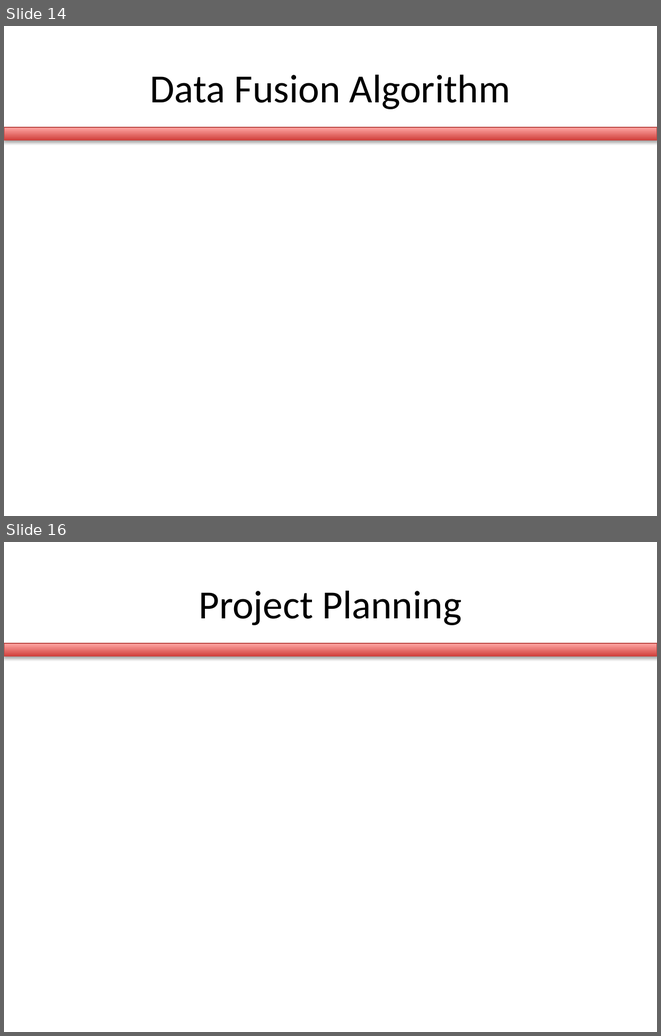
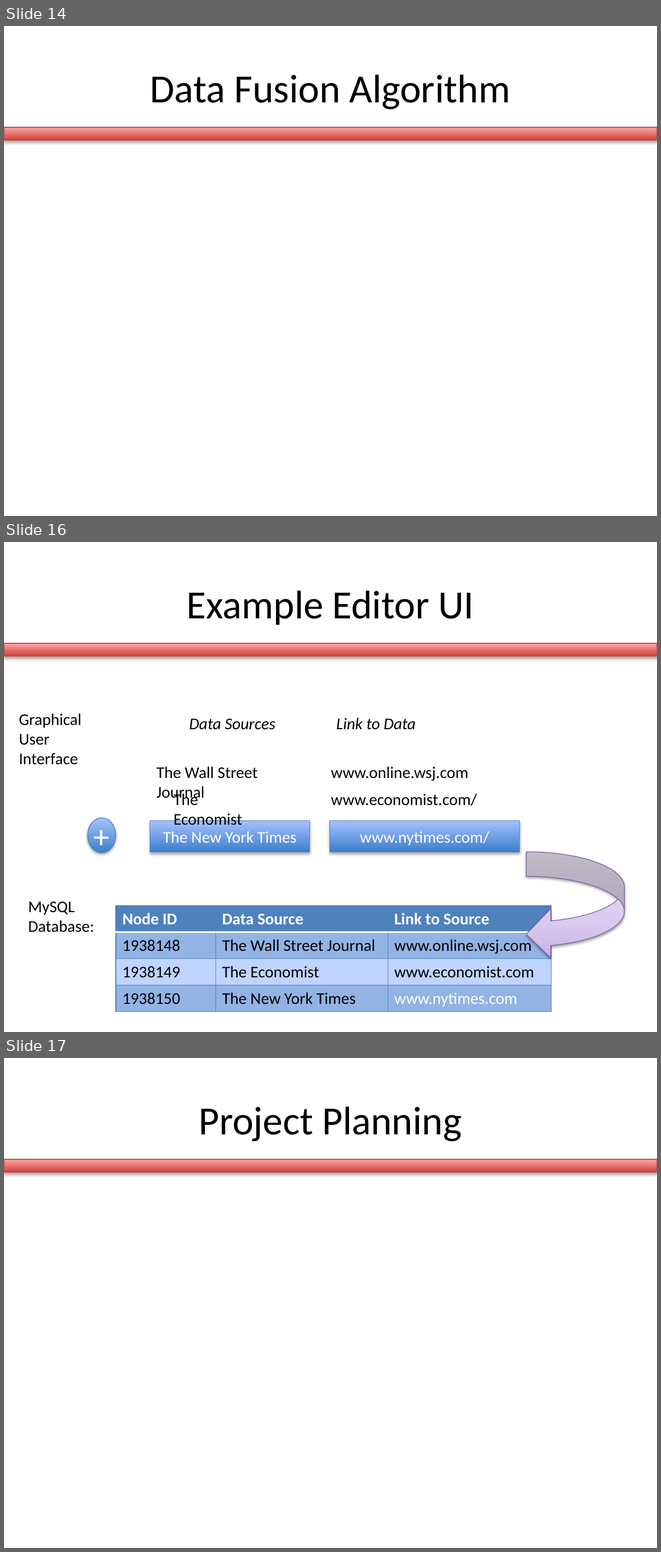
Before and after one commit to briantoth/Sun-in-the-City, a slide deck: se_process/milestone1/milestone1.pptx. Shown one above the other, each under a label of ours: slides 14 and 16 before the commit, slides 14, 16 and 17 after it; the slides between them are not shown. The pictures are 661x1036 and 661x1552 pixels, drawn with LibreOffice and Linux fonts; fonts in the diff are those of the drawing. Boxes give left, top, right and bottom in pixels: in the first picture for what was removed or moved away, otherwise in the second. Text is boxed around its words. In the diff, an @@ line names an element or a change of style, - is before the commit and + after.

```diff
--- a/se_process/milestone1/milestone1.pptx
+++ b/se_process/milestone1/milestone1.pptx
@@ slide 16 added at (4, 542, 657, 1032), background #FFFFFF; not listed: 1 template element that a slide beside it also shows @@
@@ title added at (186, 590, 474, 625), 44 pt, text #000000 @@
+Example Editor UI
@@ text added at (19, 713, 81, 765), 18 pt, text #000000 @@
+Graphical User
+Interface
@@ text added at (189, 718, 275, 730), 18 pt, text #000000, italic @@
+Data Sources
@@ text added at (336, 717, 415, 730), 18 pt, text #000000, italic @@
+Link to Data
@@ group added at (88, 766, 520, 852): 4 texts, 2 rectangles, 1 ellipse @@
+The New York Times
+www.nytimes.com/
++
+www.economist.com/
+The Economist
+www.online.wsj.com
+The Wall Street Journal
@@ curved left arrow added at (527, 852, 624, 959), fill gradient #C9B5E8 to #D8CBEE to #F0EAF9, outline #7D60A0 0.75 pt @@
@@ text added at (28, 901, 95, 932), 18 pt, text #000000 @@
+MySQL Database:
@@ table added at (116, 906, 551, 1012), 4 rows, 3 columns @@
+Node ID | Data Source | Link to Source
+1938148 | The Wall Street Journal | www.online.wsj.com
+1938149 | The Economist | www.economist.com
+1938150 | The New York Times | www.nytimes.com
@@ what was slide 16 is now slide 17 @@
```
Also in this commit, not shown: 1 slide changed, 3 other files.
